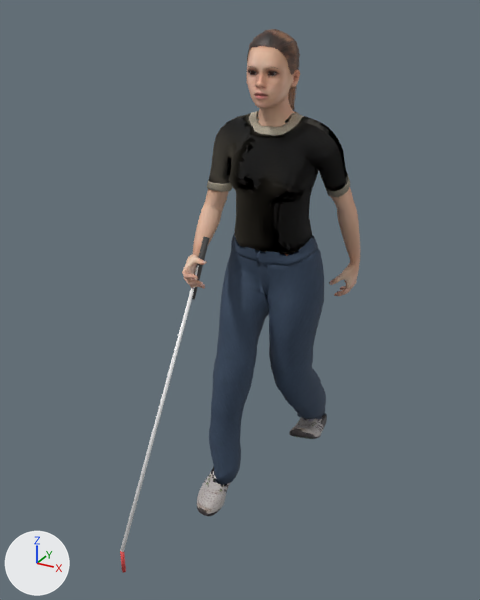
Renders of the glTF model assets/props/people-maya-white-cane.glb from each side of a commit.
The view is the same before and after, from a 50 mm camera at (0.933, -1.697, 0.708) aimed at (-0.025, 0.046, -0.163). Lighting does not change. The marker at lower left points along +X, +Y and +Z. The first picture is the older version.

The first picture shows 'people-maya-white-cane'.
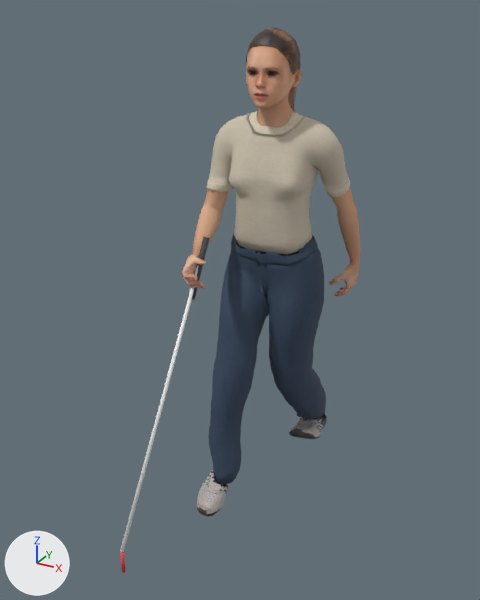
Boxes [x1, y1, x2, y2] around the edits, measured in the pictures (480 x 600 px):
```json
{"object": "people-maya-white-cane", "change": "surface changed", "before": [164, 29, 360, 489], "after": [164, 29, 360, 489], "on screen": "black to grey"}
```

The change, as JSON lines over the scene's bpy script:
```json
{"op": "remove", "block": "mat_human_toigo_basic_tucked_t_shirt", "code": "n3 = _N.new('ShaderNodeNormalMap'); n3.name = 'Normal Map'"}
{"op": "remove", "block": "mat_human_toigo_basic_tucked_t_shirt", "code": "n3.uv_map = 'UVMap'"}
{"op": "remove", "block": "mat_human_toigo_basic_tucked_t_shirt", "code": "n4 = _N.new('ShaderNodeTexImage'); n4.name = 'Image Texture.001'"}
{"op": "remove", "block": "mat_human_toigo_basic_tucked_t_shirt", "code": "n4.image = img_t_shirt_basic_bump"}
{"block": "mat_human_toigo_basic_tucked_t_shirt", "where": "n0 = _N.new('ShaderNodeBsdfPrincipled'); n0.name = 'Principled BSDF'"}
{"op": "remove", "block": "mat_human_toigo_basic_tucked_t_shirt", "code": "_L.new(n3.outputs[0], n0.inputs[5])  # 'Normal' to 'Normal'"}
{"op": "remove", "block": "mat_human_toigo_basic_tucked_t_shirt", "code": "_L.new(n4.outputs[0], n3.inputs[1])  # 'Color' to 'Color'"}
```
